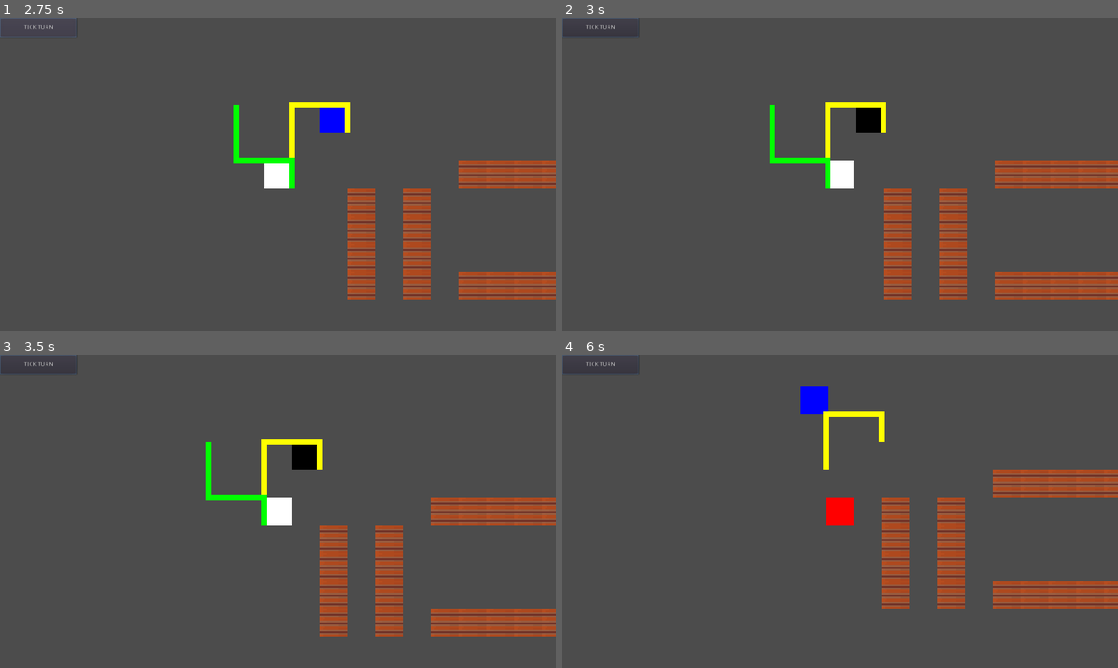
Above: before the commit, frames 1-4 (two rows, left to right).
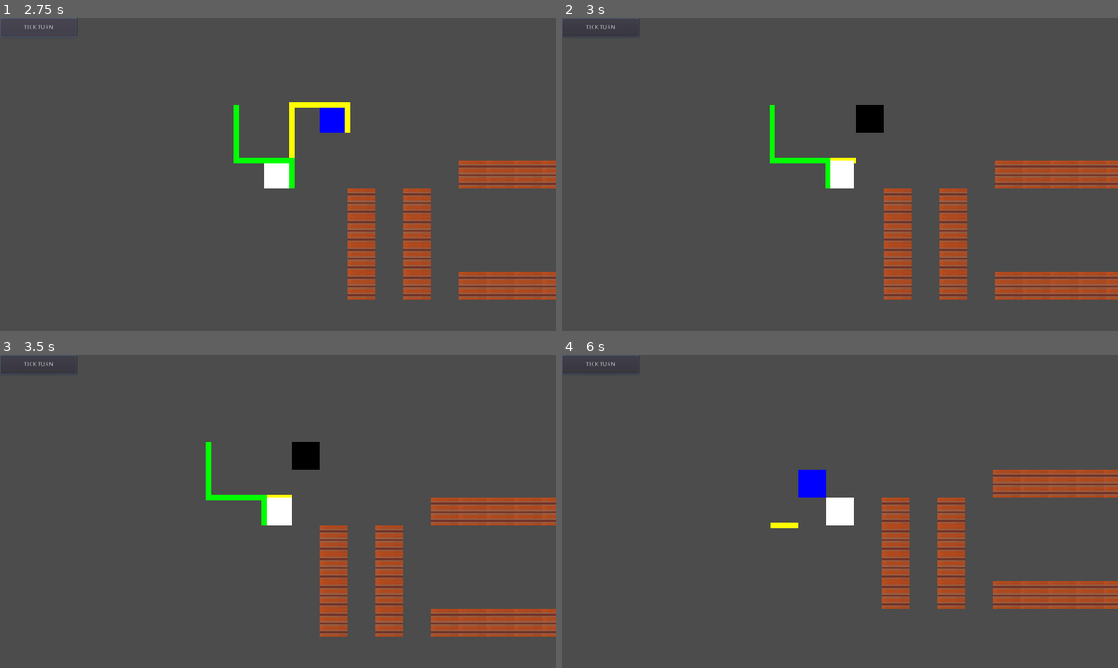
Above: after the commit, the same moments.

Repository: Godot-Wild-Jam-22-Team/CaveRobotGame
Game: Godot game, scene res://Game/Game.tscn
Two runs of this game, one before a commit and one after it. Both use one fixed random seed, a clock stepped at 60 frames per second and the inputs below.
Inputs (mouse positions are in pixels of both pictures, inside the frame that each line leads up to):
- Up to frame 1 (2.75 s): click "TICK TURN" at 0.5 s; click "TICK TURN" at 1.25 s; click "TICK TURN" at 2 s
- Up to frame 2 (3 s): tap Enter at 2.75 s; move the mouse to (895, 118) at 2.77 s; press the mouse at (895, 118) at 2.78 s
- Up to frame 3 (3.5 s): no input
- Up to frame 4 (6 s): tap Space at 3.5, 5.75 s; move the mouse to (840, 511) at 3.52 s; release the mouse at (840, 511) at 3.53 s; click (840, 511) at 3.6 s; move the mouse to (895, 442) at 4.27 s; press the mouse at (895, 442) at 4.28 s; tap Enter at 5 s; move the mouse to (812, 574) at 5.02 s; release the mouse at (812, 574) at 5.03 s; click (812, 574) at 5.1 s; move the mouse to (1006, 558) at 5.77 s; press the mouse at (1006, 558) at 5.78 s

Frame 1 is identical in both runs. In frame 2, 0.4% of the frame differs, in the area x 47-59%, y 26-47%; in frame 3, 0.5%; in frame 4, 1.9%, in the area x 37-58%, y 10-56%.
Error after the commit: Invalid get index '1' (on base: 'Array'). (res://Characters/Path.gd:39)

Commit message:
Update Game.gd
Added path draw feature

Diff:
--- a/Game/Game.gd
+++ b/Game/Game.gd
@@ -1,12 +1,11 @@
 extends Node
 
-# I would add a unique timer for turns in whole game scene and then call single characters on turn change
 #astronaut should be out of turn management, free to move but on grid
 
-#add new Robots to Robots scene to manage all added scenes
 onready var robot_node : Node = $Node2D/Robots as Node
 onready var turn_timer : Timer = $Node2D/TurnTimer
 
+var last_draw_cell := Vector2.ZERO
 
 var astronaut_spawn_position : Vector2 = Vector2(0, 0) * Global.UNIT_SIZE # this is a placeholder for now
 var robot_spawn_position : Vector2 = Vector2(2, 2) * Global.UNIT_SIZE
@@ -36,6 +35,7 @@
 func start_game() -> void:
 	turn_timer.start()
 
+#can be simplified, astronaut should always be in scene (we can set him with editor)
 func _spawn_character(scene : PackedScene, pos : Vector2, parent : Node) -> void:
 	var instance := scene.instance() as Character
 	instance.initialize(pos)
@@ -48,6 +48,8 @@
 	if selected_object != null and selected_object != object:
 		selected_object.selected = false
 	selected_object = object
+	last_draw_cell = $Node2D/GroundMap.world_to_map(selected_object.position)
+	selected_object.movement_path.delete_path()
 
 func _on_turn_button_up():
 	Events.emit_signal("turn_tick")
@@ -55,3 +57,16 @@
 
 func _on_TurnTimer_timeout() -> void:
 	Events.emit_signal("turn_tick")
+
+func _process(_delta: float) -> void:
+	if selected_object:
+		if Input.is_action_pressed("left_click"):
+			var click_point = $Node2D.get_global_mouse_position()
+			var cell = $Node2D/GroundMap.world_to_map(click_point)
+			if cell != last_draw_cell:
+				var direction = cell - last_draw_cell
+				last_draw_cell = cell
+				selected_object.movement_path.add_node_to_path(direction)
+		elif Input.is_action_just_released("left_click"):
+			selected_object.selected = false
+			selected_object = null
